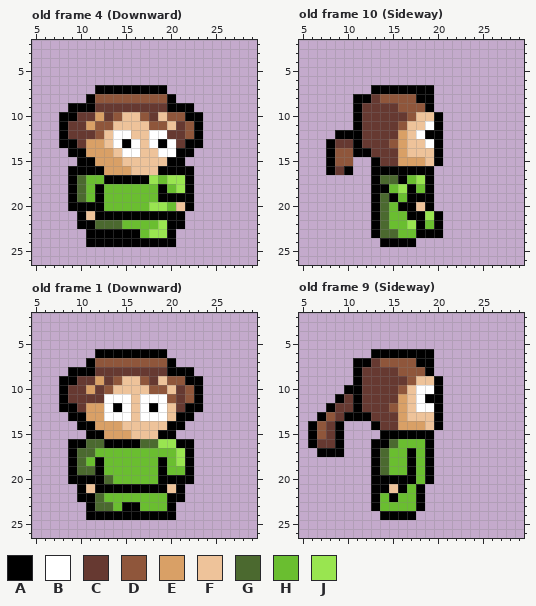
A pixel-art file gets an edit: assets/player/player_v2.ase. The picture above is the old version.
32x32 pixels, 12 frames. Shown: old frame 4 (Downward): x 5..29, y 2..26; old frame 10 (Sideway): x 5..29, y 2..26; old frame 1 (Downward): x 5..29, y 2..26; old frame 9 (Sideway): x 5..29, y 2..26. The commit also changed other frames, which this record leaves out.
Palette (. is transparent): A #000000  B #ffffff  C #663931  D #8f563b  E #d9a066  F #eec39a  G #4b692f  H #6abe30  J #99e550
Pixels before, old frame 4 (Downward), first column x 8:
 7 ....AAAAAAAA....
 8 ...ADDDDDDDDA...
 9 .AAACCCCCCCCAAA.
10 AACCECDFFDCFDDAA
11 ACCEDDFFFFDDFCDA
12 ACCCDFBBFFBBCCDA
13 AACEEFBABFBABCAA
14 .AAEEEFBBFFBBAA.
15 ..AAEEEFFFFFAA..
16 .AAAAEEEFFFAAAA.
17 .AGHHAAAAAJHJJA.
18 .AGHAHHHHHHAHJA.
19 .AGHAHHHHHHAAAA.
20 .AAAAHHHHHJJHFA.
21 ..AFAAAAAAAAAA..
22 ..AAGGGHHHHJAA..
23 ...AAAAAAHJJA...
24 ...AAAAAAAAAA...
Pixels before, old frame 10 (Sideway), first column x 8:
 7 .....AAAAAAA.
 8 ...AACDDDDAA.
 9 ...ACCCCDDDA.
10 ...ACCCCCDFFA
11 ...ACCCCDFFBA
12 .AAACCCCEFBAA
13 ACCACCCDEFFBA
14 ADDAACCCEFFFA
15 ADD..ACCEEEFA
16 ACA..AAAAAAA.
17 .....AGGAHJA.
18 .....AAHJAHA.
19 .....AGAHAAA.
20 .....AGHAAFA.
21 .....AGHHAAJA
22 .....AGHHJAHA
23 .....AGGHHAAA
24 ......AAAA...
Pixels before, old frame 1 (Downward), first column x 8:
 6 ....AAAAAAAA....
 7 ...ADDDDDDDDA...
 8 .AAACCCCCCCCAAA.
 9 AACCECDFFDCFDDAA
10 ACCECDFFFFDDFCDA
11 ACCCCBBBFBBBDCDA
12 AACEEBABFBABFCAA
13 .AAEEBBBFBBBFAA.
14 ..AAEEEFFFFFAA..
15 ...AAEEEFFFAA...
16 .AAGGAAAAGGJJAA.
17 .AGGHHHHHHHHHJA.
18 .AGHAHHHHHHAHJA.
19 .AGGAHHHHHHAHHA.
20 .AAAAGHHHHHAAAA.
21 ..AFAAAAAAAAFA..
22 ..AAGHHHHHHHAA..
23 ...AGGHAAHHHA...
24 ...AAAAAAAAAA...
Pixels before, old frame 9 (Sideway), first column x 6:
 6 .......AAAAAAA.
 7 .....AACDDDDAA.
 8 .....ACCCCDDDA.
 9 .....ACCCCCDFFA
10 ....AACCCCDFBBA
11 ...ACACCCCEFBAA
12 ..ACCACCCDEFBBA
13 .ADCAAACCCEFFFA
14 ADCA...ACCEEEFA
15 ADCA....AAAAAA.
16 ACCA...AAGHHHA.
17 .AAA...AGHHAHA.
18 .......AGHHAHA.
19 .......AGHHAHA.
20 .......AAAAAHA.
21 .......AAFAHA..
22 .......AHAHHA..
23 .......AHHHHA..
24 ........AAAA...
And afterwards:
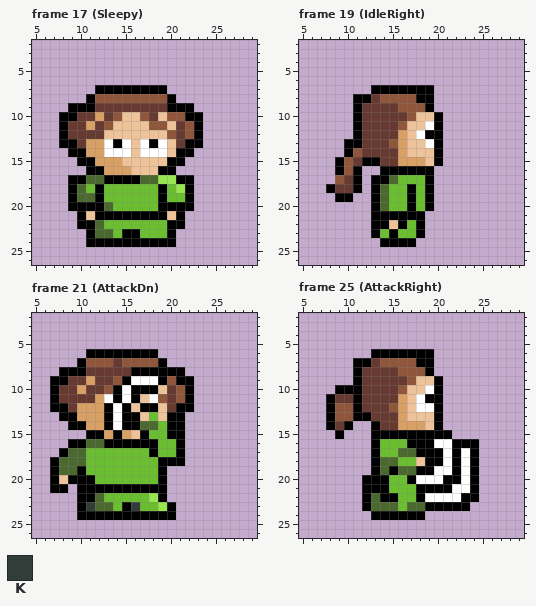
Colours new in this view: K #323c39
A new or re-ordered frame is compared with the old frame closest to it.
Commit message: Add Idle animation for the player
From old to new:
frames 12 -> 35
Changed rows in their new state; - is an unchanged pixel.
Frame 17 (Sleepy) is new; against old frame 4 (Downward):
first column x 9:
11 ---C----------
12 ---C-FF--FFD--
13 ----BABFBABF--
14 ----BB-FBB-F--
16 ..----------..
17 -AGG----GGJ-A-
19 --G--------HH-
20 ----G----HAAA-
21 -----------F--
22 ----HH----H---
23 ---GGH---HH---
Frame 19 (IdleRight) is new; against old frame 10 (Sideway):
first column x 8:
12 -..----------
13 ..A----------
14 ..ADC--------
15 .A-CA--------
16 .ADA-.-------
17 -DCA--A-H-H--
18 ACCA--G-H----
19 -AA----H--H--
20 --------H-H--
21 ------AAA--..
22 ------AFAH-..
23 ------HA---..
Frame 21 (AttackDn) is new; against old frame 1 (Downward):
first column x 7:
 6 ----A-------.----
 7 ---AD--C----A.---
 8 -A--C----AAAA--.-
 9 A-C-EC--ABBBA-A-.
10 AC-EC--ABAAAFCDA.
11 AC---E-A-AF-DCDA.
12 A-CE--ABA-A-FCA-.
13 -A-E--A-AAFHFA-.-
14 --A-E-ABAAGGH----
15 -------A--AHH-A--
16 ----------AAHH-.-
17 -AG-H------A--A.-
18 AGG--H-------AA.-
19 AGGAHH-------...-
20 AF---HH------...-
21 AA--A--------..--
22 -----------JA..--
23 ---AK----K--J----
24 ---A-------------
Frame 25 (AttackRight) is new; against old frame 9 (Sideway):
first column x 6:
10 ---A--------F------
11 --AC---------------
12 ---DD--------------
13 -.ADD--------------
14 ..ACA--------------
15 ...----A------AA---
16 ....----HH-AA-BBAAA
17 -...----H-GGA-ABABA
18 ---------G-HF-ABABA
19 ---------AGGA-BBABA
20 ------A--HH-BBBAABA
21 ------A--HH--AAABBA
22 ------AGA----BBBBAA
23 ------AGGG-GGAAAAA-
24 -------A----A------
Boxes around the changes in both pictures, in picture pixels (x1, y1, x2, y2):
changed: (68, 121, 194, 238)
changed: (326, 130, 443, 238)
changed: (50, 349, 203, 520)
changed: (308, 385, 479, 520)
